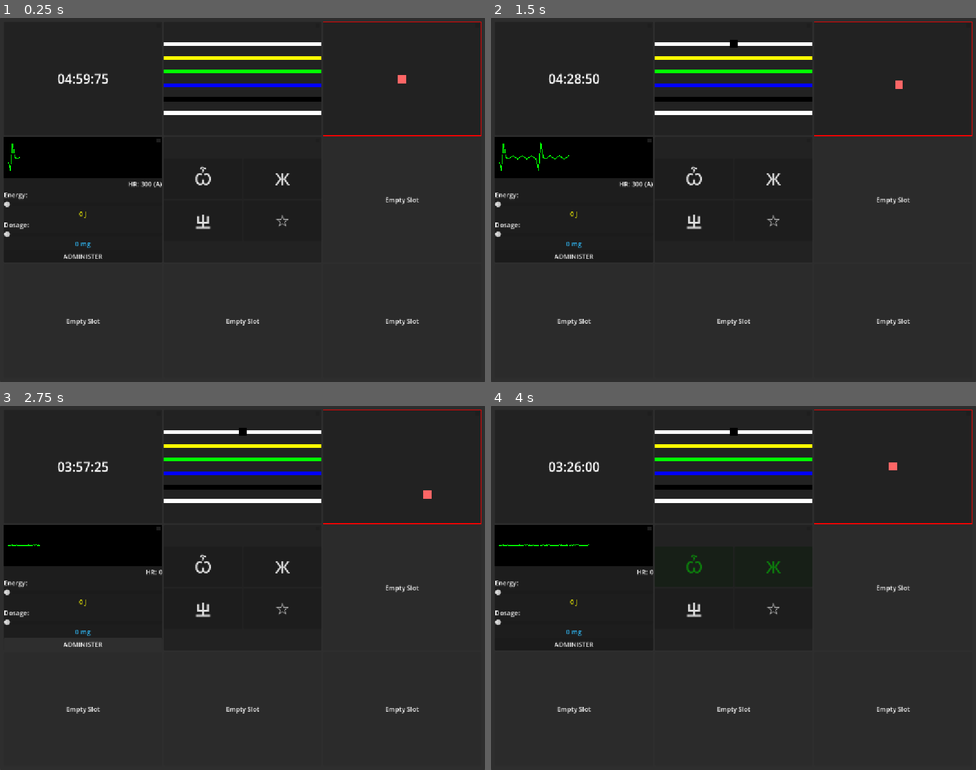
Above: before the commit, frames 1-4 (two rows, left to right).
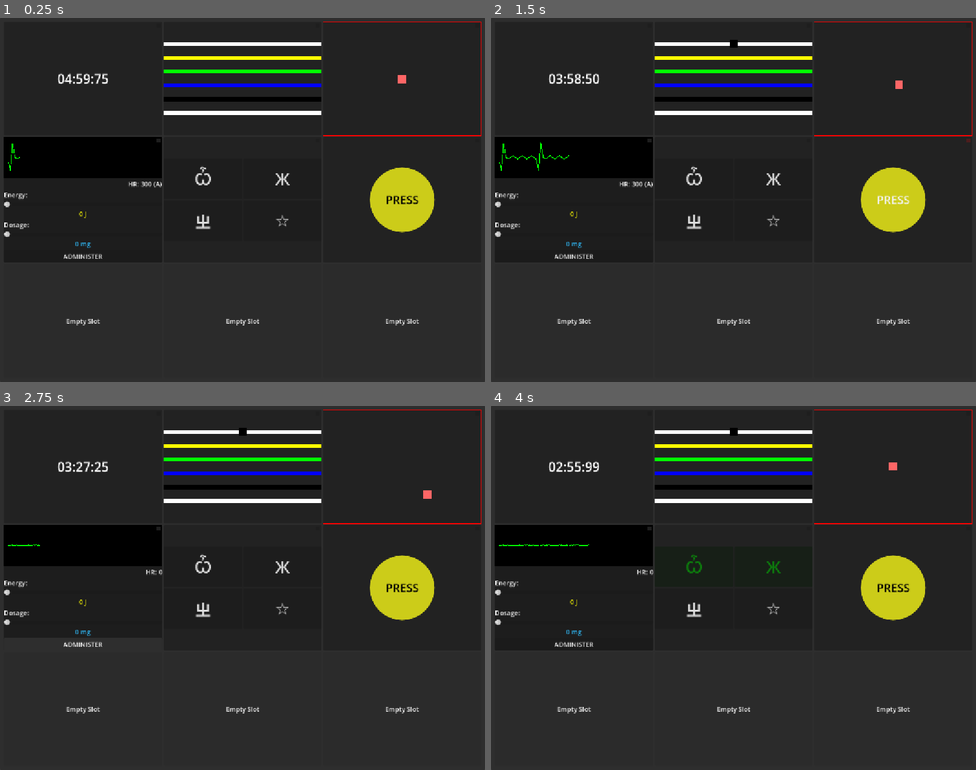
Above: after the commit, the same moments.

Repository: yutianzhe30/KeepTalkingOL
Game: Godot game, scene res://main.tscn
Two runs of this game, one before a commit and one after it. Both use one fixed random seed, a clock stepped at 60 frames per second and the inputs below.
Inputs (mouse positions are in pixels of both pictures, inside the frame that each line leads up to):
- Up to frame 1 (0.25 s): no input
- Up to frame 2 (1.5 s): click (733, 43) at 0.52 s; click (893, 200) at 1.25 s, where only the run after the commit has a clickable "PRESS"
- Up to frame 3 (2.75 s): click "ADMINISTER" at 2 s
- Up to frame 4 (4 s): click "Ѽ" at 2.75 s; click "Ж" at 3.5 s

The runs differ from the first frame. In frame 1, 1.9% of the frame differs, in the area x 76-90%, y 41-59%; in frame 2, 1.9%; in frame 3, 1.9%; in frame 4, 2.0%, in the area x 13-90%, y 15-59%.

Commit message:
seems good

Diff:
--- /dev/null
+++ b/Scenes/Modules/PressModule.tscn
@@ -0,0 +1,27 @@
+[gd_scene format=3 uid="uid://b8lal0m1n2o3"]
+
+[ext_resource type="Script" path="res://Scripts/Modules/PressModule.gd" id="1_press_module"]
+[ext_resource type="PackedScene" path="res://Scenes/UI/ModuleLed.tscn" id="2_module_led"]
+
+[node name="PressModule" type="PanelContainer"]
+offset_right = 200.0
+offset_bottom = 200.0
+script = ExtResource("1_press_module")
+
+[node name="CenterContainer" type="CenterContainer" parent="."]
+layout_mode = 2
+
+[node name="MainButton" type="Button" parent="CenterContainer"]
+custom_minimum_size = Vector2(160, 160)
+layout_mode = 2
+theme_override_font_sizes/font_size = 28
+text = "PRESS"
+
+[node name="StripColor" type="ColorRect" parent="."]
+visible = false
+custom_minimum_size = Vector2(20, 180)
+layout_mode = 2
+size_flags_horizontal = 8
+size_flags_vertical = 4
+
+[node name="ModuleLED" parent="." instance=ExtResource("2_module_led")]
--- /dev/null
+++ b/Scripts/Modules/PressModule.gd
@@ -0,0 +1,207 @@
+extends "res://Scripts/Modules/BaseModule.gd"
+
+# Press The Button Module
+# A big circular button.
+# Rules:
+# 1. Action: Tap or Hold?
+# 2. If Hold: Release when timer has specific digit.
+
+@onready var main_button = $CenterContainer/MainButton
+@onready var strip_color_rect = $StripColor
+
+# Config
+const COLORS = {
+	"Red": Color(0.8, 0.1, 0.1),
+	"Blue": Color(0.1, 0.1, 0.8),
+	"Yellow": Color(0.8, 0.8, 0.1),
+	"White": Color(0.9, 0.9, 0.9)
+}
+
+const TEXTS = ["PRESS", "HOLD", "ABORT", "DETONATE"]
+
+# State
+var button_color_name: String
+var button_text: String
+var required_action: String = "TAP" # "TAP" or "HOLD"
+var strip_color_name: String
+var release_digit: int = -1
+
+var is_holding: bool = false
+var hold_time: float = 0.0
+var hold_threshold: float = 0.5 # Seconds to consider it a "hold"
+var interaction_active: bool = false
+
+# Timer Reference
+var timer_module = null
+
+func _ready():
+	#super._ready()
+	# Circular Style for Button
+	var style_box = StyleBoxFlat.new()
+	style_box.set_corner_radius_all(100) # Circle
+	main_button.add_theme_stylebox_override("normal", style_box)
+	main_button.add_theme_stylebox_override("hover", style_box)
+	main_button.add_theme_stylebox_override("pressed", style_box)
+	main_button.add_theme_stylebox_override("disabled", style_box)
+
+	main_button.button_down.connect(_on_button_down)
+	main_button.button_up.connect(_on_button_up)
+
+	_setup_puzzle()
+
+func _setup_puzzle():
+	# Randomize Button
+	button_color_name = COLORS.keys().pick_random()
+	button_text = TEXTS.pick_random()
+
+	# Visuals
+	var style_box = main_button.get_theme_stylebox("normal")
+	style_box.bg_color = COLORS[button_color_name]
+
+	# Text Color (Black for visibility on light colors, White on dark?)
+	if button_color_name in ["White", "Yellow"]:
+		main_button.add_theme_color_override("font_color", Color.BLACK)
+	else:
+		main_button.add_theme_color_override("font_color", Color.WHITE)
+
+	main_button.text = button_text
+
+	# Determine Logic
+	_determine_rules()
+
+func _determine_rules():
+	# Standard "Big Button" Rules (Simplified adaptation)
+	# 1. If Blue and "Abort" -> Hold
+	# 2. If text "Detonate" and Batteries > 1 (No batteries yet) -> Let's say: If Detonate -> Press
+	# 3. If White and "Car" (No indicators) -> Let's say: If White -> Hold
+	# 4. If Batteries > 2 and "Lit FRK" -> Press
+	# 5. If Yellow -> Hold
+	# 6. If Red and "Hold" -> Press
+	# 7. Else -> Hold
+	# Simplified Rules for now:
+	if button_color_name == "Blue" and button_text == "ABORT":
+		required_action = "HOLD"
+	elif button_text == "DETONATE":
+		required_action = "TAP" # Original: Check batteries. Short-circuit to Tap for now.
+	elif button_color_name == "White":
+		required_action = "HOLD"
+	elif button_color_name == "Yellow":
+		required_action = "HOLD"
+	elif button_color_name == "Red" and button_text == "HOLD":
+		required_action = "TAP"
+	else:
+		required_action = "HOLD"
+
+	print("PressModule: ", button_color_name, " ", button_text, " -> ", required_action)
+
+func _start_hold_phase():
+	# Show Strip Logic
+	# Random strip color
+	strip_color_name = COLORS.keys().pick_random()
+	strip_color_rect.color = COLORS[strip_color_name]
+	strip_color_rect.visible = true
+
+	# Determine Release Digit based on Strip Color
+	match strip_color_name:
+		"Blue": release_digit = 4
+		"Yellow": release_digit = 5
+		_: release_digit = 1
+
+	print("PressModule Strip: ", strip_color_name, " Release on: ", release_digit)
+
+func _process(delta):
+	if state == ModuleState.SOLVED:
+		return
+
+	if interaction_active:
+		hold_time += delta
+		if hold_time > hold_threshold and not is_holding:
+			is_holding = true
+			# We are now in "Hold" territory
+			_start_hold_phase()
+
+func _find_timer_module():
+	# Look for sibling TimerModule
+	# This is a bit hacky, normally BombManager handles references
+	if timer_module: return timer_module
+
+	var parent = get_parent()
+	if parent:
+		for child in parent.get_children():
+			if child.name.contains("Timer"): # Simple heuristic
+				timer_module = child
+				break
+
+func _on_button_down():
+	if state == ModuleState.SOLVED:
+		return
+
+	interaction_active = true
+	hold_time = 0.0
+	is_holding = false
+
+	# Find timer if not found yet
+	if not timer_module:
+		_find_timer_module()
+
+	_animate_button_press(true)
+
+func _on_button_up():
+	if state == ModuleState.SOLVED:
+		return
+
+	interaction_active = false
+	strip_color_rect.visible = false
+
+	_animate_button_press(false)
+
+	if not is_holding:
+		# It was a TAP
+		if required_action == "TAP":
+			print("PressModule: Correct Tap")
+			solve()
+		else:
+			print("PressModule: Strike! Expected Hold, got Tap")
+			strike()
+	else:
+		# It was a HOLD release
+		if required_action == "TAP":
+			# If we held effectively (strip appeared) but rule was TAP
+			print("PressModule: Strike! Expected Tap, but held")
+			strike()
+			return
+
+		# Rule was HOLD. Check Release Time.
+		if not timer_module:
+			print("PressModule Error: No Timer Found")
+			return
+
+		if _check_timer_digit(release_digit):
+			print("PressModule: Correct Release")
+			solve()
+		else:
+			print("PressModule: Strike! Released at wrong time. Needed: ", release_digit)
+			strike()
+
+func _animate_button_press(is_pressed: bool):
+	var tween = create_tween().set_parallel(true)
+	var style = main_button.get_theme_stylebox("normal")
+	var target_color = COLORS[button_color_name]
+	var target_scale = Vector2(1.0, 1.0)
+
+	if is_pressed:
+		target_color = target_color.darkened(0.2)
+		target_scale = Vector2(0.95, 0.95)
+
+	tween.tween_property(style, "bg_color", target_color, 0.1)
+
+	# Ensure pivot is center for scaling
+	main_button.pivot_offset = main_button.size / 2
+	tween.tween_property(main_button, "scale", target_scale, 0.1)
+
+func _check_timer_digit(target_digit: int) -> bool:
+	if not timer_module: return false
+
+	# Access formatted text directly as it's what player sees
+	var text = timer_module.label.text
+	return text.contains(str(target_digit))
--- a/main.tscn
+++ b/main.tscn
@@ -6,6 +6,7 @@
 [ext_resource type="PackedScene" path="res://Scenes/Modules/ECGModule.tscn" id="4_ecg"]
 [ext_resource type="PackedScene" uid="uid://dpsk0h3s01qne" path="res://Scenes/Modules/PlaceholderModule.tscn" id="5_placeholder"]
 [ext_resource type="PackedScene" path="res://Scenes/Modules/ButtonModule.tscn" id="7_button"]
+[ext_resource type="PackedScene" path="res://Scenes/Modules/PressModule.tscn" id="8_press"]
 [ext_resource type="Script" path="res://Scripts/BombManager.gd" id="6_bomb_manager_script"]
 
 [node name="Main" type="Control"]
@@ -60,7 +61,7 @@
 size_flags_horizontal = 3
 size_flags_vertical = 3
 
-[node name="Placeholder2" parent="PanelContainer/MarginContainer/GridContainer" instance=ExtResource("5_placeholder")]
+[node name="PressModule" parent="PanelContainer/MarginContainer/GridContainer" instance=ExtResource("8_press")]
 layout_mode = 2
 size_flags_horizontal = 3
 size_flags_vertical = 3
Binary file added: Assets/Font/DSEG7Modern-Bold.ttf
Not shown, added: Assets/Font/DSEG7Modern-Bold.ttf.import
Not shown, added: Scripts/Modules/PressModule.gd.uid
